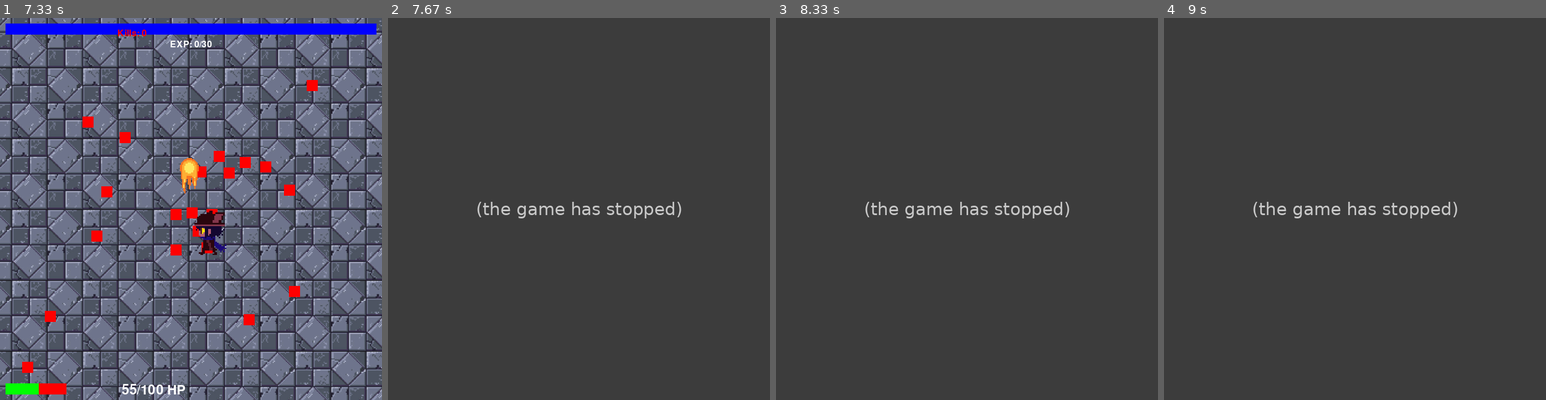
Above: before the commit, frames 1-4 (left to right).
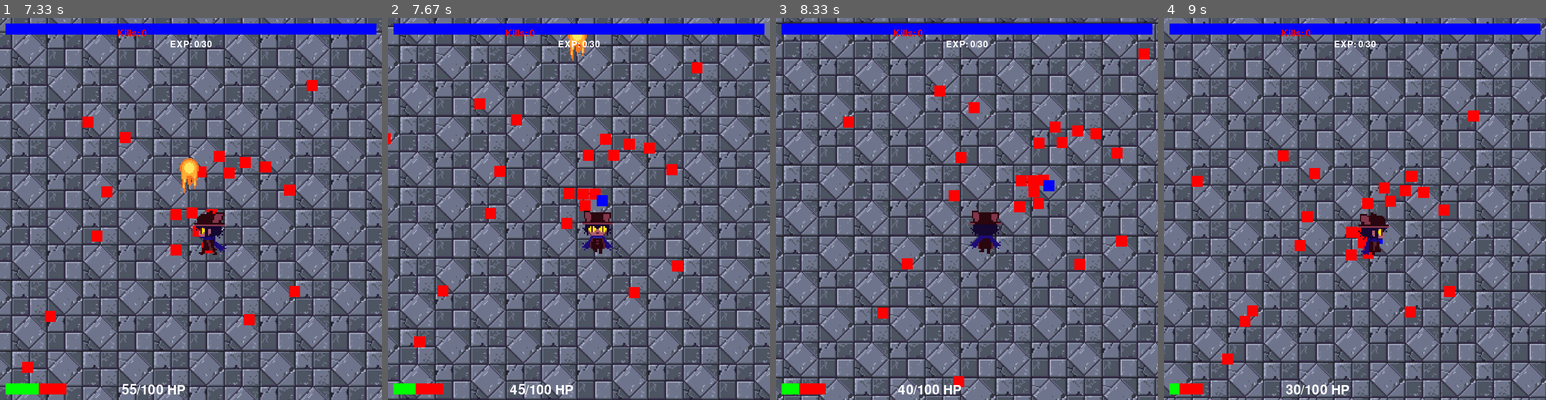
Above: after the commit, the same moments.

Repository: DaCUtePotato/2dshooter
Game: pygame game, started from main.py
The game is run twice, just before and just after one commit, with the same random seed, the same clock (stepped at 60 frames per second) and the same inputs.
Inputs (mouse positions are in pixels of both pictures, inside the frame that each line leads up to):
- Up to frame 1 (7.33 s): hold D 0.33-0.8 s; hold W 0.83-1.13 s; click (313, 197) at 1.22 s; hold D 1.5-1.97 s; move the mouse to (194, 235) at 1.53 s; hold A 2-2.53 s; hold S 2.57-2.87 s; hold A 2.9-3.3 s; hold W 3.33-3.7 s; hold D 3.73-4.37 s; hold S 4.4-4.77 s; hold A 4.8-5.27 s; hold D 5.3-5.77 s; hold W 5.8-6.1 s; hold D 6.13-6.6 s; hold A 6.63-7.17 s; click "EXP: 0/30" at 7.25 s
- Up to frame 2 (7.67 s): hold S from 7.53 s (still down)
- Up to frame 3 (8.33 s): release S at 7.83 s; hold A 7.87-8.27 s; hold W from 8.3 s (still down)
- Up to frame 4 (9 s): release W at 8.67 s; hold D from 8.7 s (still down)

Frame 1 is identical in both runs. In frame 2, 90% of the frame differs, in the area x 0-100%, y 0-100%; in frame 3, 89%; in frame 4, 90%.
Error before the commit: AttributeError: 'crashingEnemy' object has no attribute 'rect' (main.py line 269); the game stopped at 7.48 s (later frames are placeholders)

Commit message:
fixed collid( )errect error

Diff:
--- a/main.py
+++ b/main.py
@@ -66,6 +66,8 @@
 invince_frames = 10
 i_frame_temp = invince_frames
 kills = 0
+player_hitbox = pygame.Rect(player_x, player_y, niko_scaling_width, niko_scaling_height)
+
 
 # Experience system
 exp = 0
@@ -90,6 +92,7 @@
 
 base_enemy_exp = random.randint(1, 5)
 ENEMY_SPEED = 0.5  # Adjust this value as needed
+enemy_image = "Sprites/Ampter"
 
 # Load experience orb image
 exp_image = pygame.image.load("sprites/exp.png")
@@ -247,7 +250,7 @@
         # Spawn new enemies randomly
         if random.randint(0, 100) < 5:
             spawn_enemy(player_x, player_y)
-        elif random.randint(0, 1000) == 69:
+        elif random.randint(0, 1000) == 69: # 1 in 1000 chance
             spawn_crashing_enemy(player_x, player_y)
 
         # Update enemy positions and check for collisions with the player
@@ -266,7 +269,8 @@
             crashing_enemy.x += move_x
             crashing_enemy.y += move_y
 
-            if player_rect.colliderect(crashing_enemy.rect):  # Use rect attribute of enemies
+            if (player_x < crashing_enemy.x + crashing_enemy.width and player_x + player_width > crashing_enemy.x and
+                    player_y < crashing_enemy.y + crashing_enemy.height and player_y + player_height > crashing_enemy.y):
                 if invince_frames == i_frame_temp:
                     player_hp -= 5
                     invince_frames = 0
@@ -274,7 +278,8 @@
             # Check for collisions with bullets
             for bullet in bullets:
                 bullet_rect = pygame.Rect(bullet['x'] - 5, bullet['y'] - 5, 10, 10)
-                enemy_rect = pygame.Rect(crashing_enemy.x, crashing_enemy.y, crashing_enemy.width, crashing_enemy.height)
+                enemy_rect = pygame.Rect(crashing_enemy.x, crashing_enemy.y, crashing_enemy.width,
+                                         crashing_enemy.height)
 
                 if bullet_rect.colliderect(enemy_rect):
                     crashing_enemy.hp -= 10
